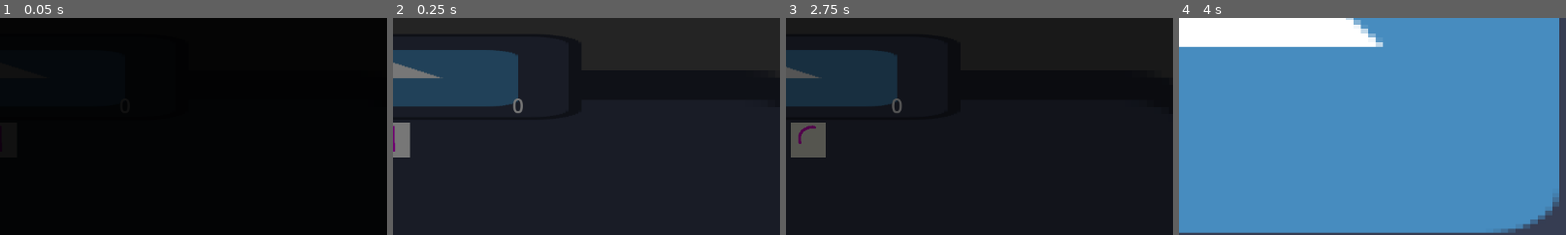
Above: before the commit, frames 1-4 (left to right).
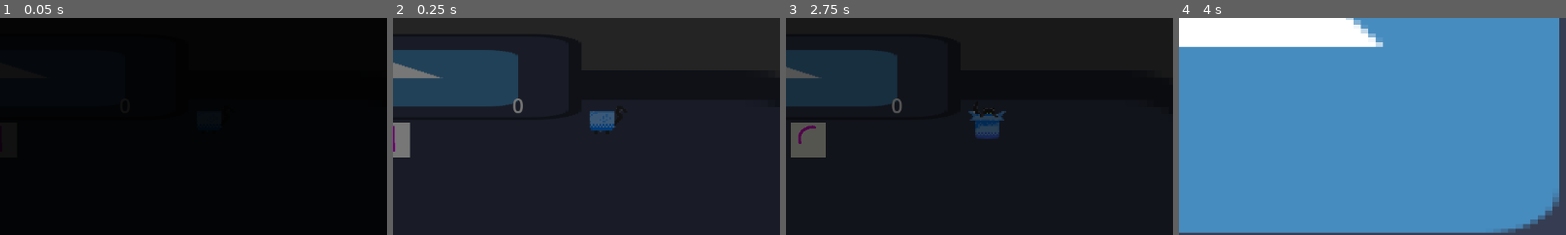
Above: after the commit, the same moments.

Repository: HectorAldao/quantic_gamejam
Game: Godot game, scene res://scenes/zonas/pueblo/pueblo.tscn
The game is run twice, just before and just after one commit, with the same random seed, the same clock (stepped at 60 frames per second) and the same inputs. The engine's default icon, where the game draws it, is replaced by a stand-in: a white triangle on a blue panel in a dark square.
Inputs:
- Up to frame 1 (0.05 s): no input
- Up to frame 2 (0.25 s): no input
- Up to frame 3 (2.75 s): hold D (move_character_right) 0.53-1.28 s; hold E (interact) 0.53-1.28 s; hold S (move_character_down) 1.28-2.03 s; tap E (interact) at 1.35 s; hold D (move_character_right) from 2.03 s (still down); hold E (interact) from 2.03 s (still down)
- Up to frame 4 (4 s): release D (move_character_right) at 2.78 s; release E (interact) at 2.78 s; hold W (move_character_up) 2.78-3.53 s; tap E (interact) at 2.85 s; hold A (move_character_left) from 3.53 s (still down); hold E (interact) from 3.53 s (still down)
The pictures show only the part of the screen within x 50-100%, y 19-69%; the shares and areas given below are measured in that part.

The runs differ from the first frame. In frame 2, 0.6% of the frame differs, in the area x 50-58%, y 42-53%; in frame 3, 0.8%, in the area x 47-57%, y 42-56%; in frame 4, nothing differs.

Commit message:
feat: quantic cat

Diff:
--- a/godot_proyecto/scenes/personaje/personaje.tscn
+++ b/godot_proyecto/scenes/personaje/personaje.tscn
@@ -20,3 +20,5 @@
 
 [node name="Camera2D" type="Camera2D" parent="." unique_id=581934748]
 position_smoothing_enabled = true
+
+[node name="AudioListener2D" type="AudioListener2D" parent="." unique_id=2019382441]
--- /dev/null
+++ b/godot_proyecto/scenes/zonas/pueblo/gato.gd
@@ -0,0 +1,35 @@
+extends Node2D
+
+@export var sprite_gato: Texture
+@export var sprite_caja: Texture
+@export var sprite_patas: Texture
+
+@onready var area_interaccion: Area2D = $Area2D
+
+var entero_random: int
+
+
+# Called when the node enters the scene tree for the first time.
+func _ready() -> void:
+	var rng = RandomNumberGenerator.new()
+	rng.randomize()
+	entero_random = rng.randi_range(0, 2)
+
+	if entero_random == 0:
+		$Sprite2D.texture = sprite_gato
+	elif entero_random == 1:
+		$Sprite2D.texture = sprite_caja
+	elif entero_random == 2:
+		$Sprite2D.texture = sprite_patas
+
+	Global.interact.connect(_miau)
+
+
+func _miau() -> void:
+	for body in area_interaccion.get_overlapping_bodies():
+		if body is CharacterBody2D and entero_random != 1:
+			$AudioStreamPlayer2D.play()
+
+# Called every frame. 'delta' is the elapsed time since the previous frame.
+func _process(_delta: float) -> void:
+	pass
--- a/godot_proyecto/scenes/zonas/pueblo/pueblo.tscn
+++ b/godot_proyecto/scenes/zonas/pueblo/pueblo.tscn
@@ -3,12 +3,23 @@
 [ext_resource type="Script" uid="uid://dck23cm02c86p" path="res://scenes/zonas/pueblo/pueblo.gd" id="1_4ed80"]
 [ext_resource type="Texture2D" uid="uid://cpeqsa02qtrk4" path="res://icon.svg" id="1_aaqcw"]
 [ext_resource type="PackedScene" uid="uid://jy063nk1qcma" path="res://scenes/objetos/casa/casa.tscn" id="2_0l5ct"]
+[ext_resource type="Script" uid="uid://klshk546ac65" path="res://scenes/zonas/pueblo/gato.gd" id="7_0l5ct"]
+[ext_resource type="Texture2D" uid="uid://bfdk8tth2b4eo" path="res://assets/gato/caja_gato_abierta.png" id="7_aaqcw"]
 [ext_resource type="PackedScene" uid="uid://dp8ojf16qwn8w" path="res://scenes/personaje/personaje.tscn" id="7_owgkr"]
 [ext_resource type="PackedScene" uid="uid://dbbfena1obqto" path="res://scenes/cientifica/cientifica.tscn" id="8_56j6e"]
 [ext_resource type="SpriteFrames" uid="uid://by8lmj841y1vw" path="res://scenes/cientifica/curie_sprites.tres" id="9_3pfhl"]
+[ext_resource type="Texture2D" uid="uid://cp43jqxxju6u5" path="res://assets/gato/caja_gato_cerrada.png" id="9_4ed80"]
+[ext_resource type="AudioStream" uid="uid://ct48jflcheqj6" path="res://assets/sonidos/miau.mp3" id="9_i7phy"]
+[ext_resource type="Texture2D" uid="uid://hb3ksaccjd68" path="res://assets/gato/caja_gato_patas.png" id="10_mjabk"]
 [ext_resource type="SpriteFrames" uid="uid://b0ys47vlkgkq6" path="res://scenes/cientifica/schrodinger_sprites.tres" id="10_td4hj"]
 [ext_resource type="Script" uid="uid://btvnx178rj1tg" path="res://scenes/zonas/pueblo/puerta_granja.gd" id="11_0l5ct"]
 [ext_resource type="Script" uid="uid://bgbhc8rx4c8hg" path="res://scenes/zonas/pueblo/huevos.gd" id="13_norcv"]
+
+[sub_resource type="RectangleShape2D" id="RectangleShape2D_0l5ct"]
+size = Vector2(136, 126)
+
+[sub_resource type="RectangleShape2D" id="RectangleShape2D_i7phy"]
+size = Vector2(68, 66)
 
 [sub_resource type="RectangleShape2D" id="RectangleShape2D_i07r1"]
 
@@ -69,6 +80,30 @@
 npc_name = "schrodinger"
 huevos_necesarios = 20
 
+[node name="Gato" type="Node2D" parent="." unique_id=846393420]
+position = Vector2(321, -623)
+script = ExtResource("7_0l5ct")
+sprite_gato = ExtResource("7_aaqcw")
+sprite_caja = ExtResource("9_4ed80")
+sprite_patas = ExtResource("10_mjabk")
+
+[node name="Sprite2D" type="Sprite2D" parent="Gato" unique_id=1332472317]
+scale = Vector2(2.434782, 2.434782)
+texture = ExtResource("7_aaqcw")
+
+[node name="Area2D" type="Area2D" parent="Gato" unique_id=424391630]
+
+[node name="CollisionShape2D" type="CollisionShape2D" parent="Gato/Area2D" unique_id=1682691097]
+shape = SubResource("RectangleShape2D_0l5ct")
+
+[node name="StaticBody2D" type="StaticBody2D" parent="Gato" unique_id=404723816]
+
+[node name="CollisionShape2D" type="CollisionShape2D" parent="Gato/StaticBody2D" unique_id=1708694177]
+shape = SubResource("RectangleShape2D_i7phy")
+
+[node name="AudioStreamPlayer2D" type="AudioStreamPlayer2D" parent="Gato" unique_id=1618194487]
+stream = ExtResource("9_i7phy")
+
 [node name="Paredes" type="StaticBody2D" parent="." unique_id=372991180]
 position = Vector2(-688, -6)
 rotation = -3.1415925
Not shown, added: godot_proyecto/assets/sonidos/miau.mp3.import
Not shown, added: godot_proyecto/scenes/zonas/pueblo/gato.gd.uid
Not shown, changed: docs/index.html
Not shown, changed: docs/index.icon.png
Not shown, changed: docs/index.pck
Not shown, added: godot_proyecto/assets/sonidos/miau.mp3
